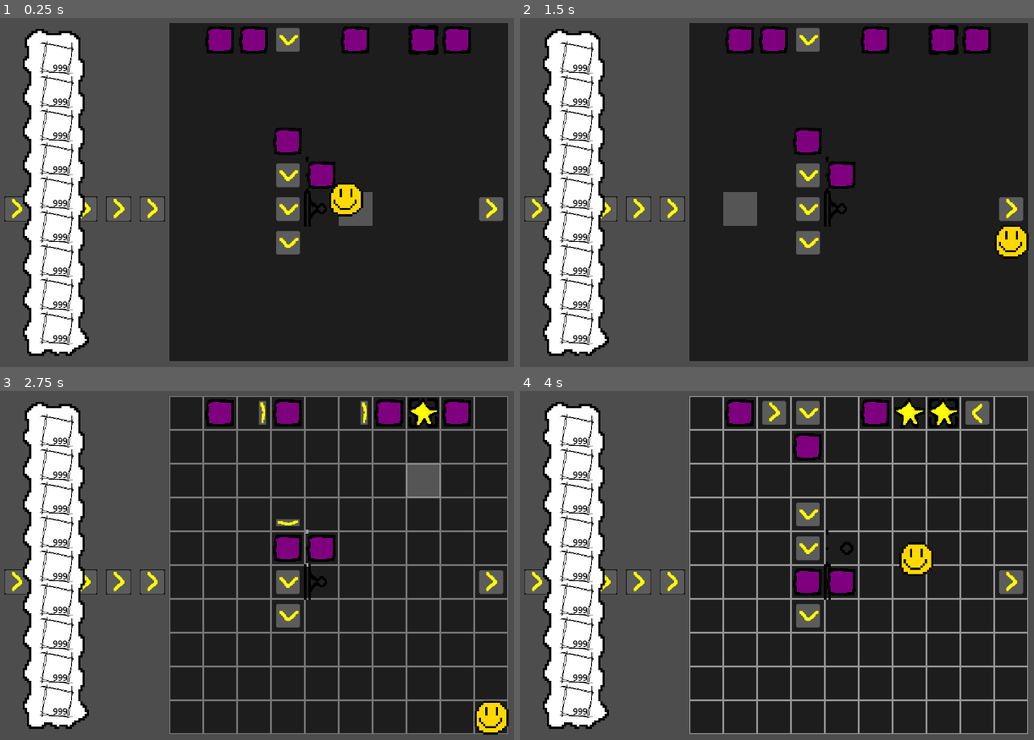
Above: before the commit, frames 1-4 (two rows, left to right).
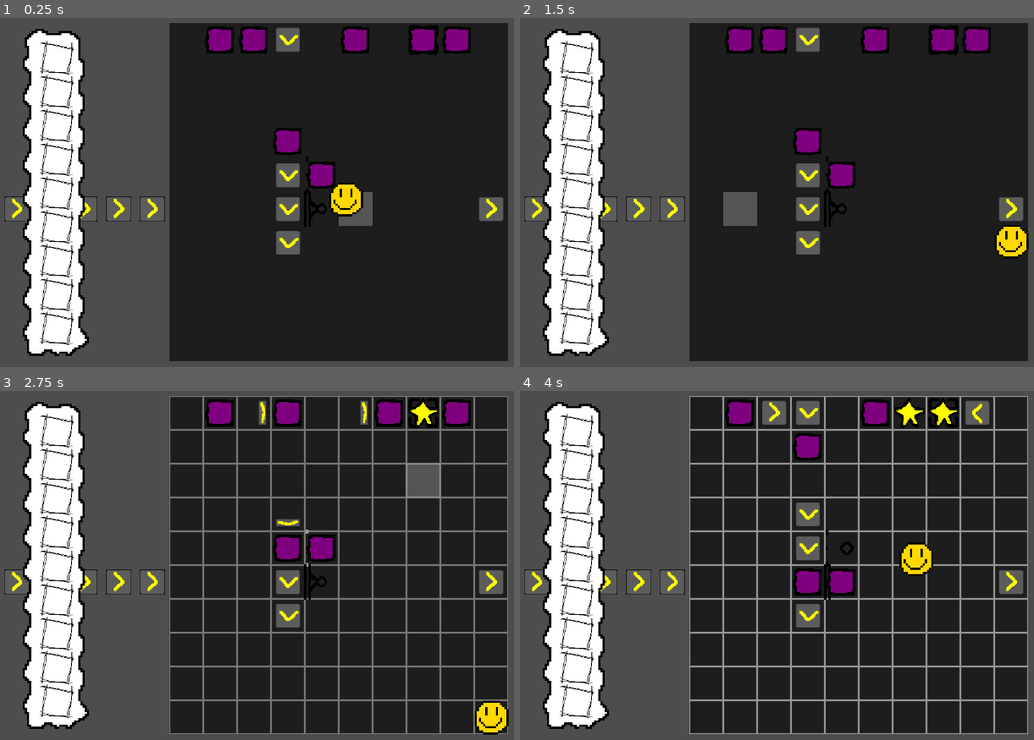
Above: after the commit, the same moments.

Repository: Stev51/gmtk-jam-2025
Game: Godot game, scene res://scenes/main.tscn
Same seed, same stepped clock (60 frames per second), same inputs: the game is played once before the commit and once after it.
Inputs (mouse positions are in pixels of both pictures, inside the frame that each line leads up to):
- Up to frame 1 (0.25 s): no input
- Up to frame 2 (1.5 s): tap Enter at 0.5 s; move the mouse to (1008, 171) at 0.52 s; hold Right (ui_right) 0.53-1.28 s; tap E at 0.6, 1.35 s; click (1008, 171) at 0.67 s; move the mouse to (725, 209) at 1.27 s; hold Down (ui_down) from 1.28 s (still down)
- Up to frame 3 (2.75 s): move the mouse to (406, 481) at 2.02 s; release Down (ui_down) at 2.03 s; hold Right (ui_right) from 2.03 s (still down); tap E at 2.1 s
- Up to frame 4 (4 s): move the mouse to (823, 642) at 2.77 s; release Right (ui_right) at 2.78 s; hold Up (ui_up) 2.78-3.53 s; tap E at 2.85, 3.6 s; click (823, 642) at 2.92 s; move the mouse to (outside the picture) at 3.52 s; hold Left (ui_left) from 3.53 s (still down)

The runs differ from the first frame. In frame 1, 0.4% of the frame differs, in the area x 10-14%, y 13-93%; in frame 2, 0.4%; in frame 3, 0.4%; in frame 4, 0.4%.

Commit message:
Picking up gives item
Doesn't destroy item, can't place items or select slots yet

Diff:
--- a/inventory/inventory.gd
+++ b/inventory/inventory.gd
@@ -1,7 +1,23 @@
 extends Resource
 class_name Inventory
+
+signal update_inv
 
 @export var slots: Array[InventorySlot]
 
 func insert(item: InventoryItem):
-	print(item.name)
+
+	# Find slots that already have item type
+	var item_slots = slots.filter(func(slot): return slot.item == item)
+	if not item_slots.is_empty(): #If item already in inventory, put it in first existing slot
+		item_slots[0].amount += 1
+	else: #If item not present, try to put it in an empty slot
+
+		# Find empty slots
+		var empty_slots = slots.filter(func(slot): return slot.item == null)
+		if not empty_slots.is_empty(): #If empty slots exist, put item in first available one
+			empty_slots[0].item = item
+			empty_slots[0].amount = 1
+
+	# Once done, signal GUI update
+	update_inv.emit()
--- a/inventory/inventory_slot_ui.gd
+++ b/inventory/inventory_slot_ui.gd
@@ -1,10 +1,18 @@
 extends Panel
 
 @onready var item_visual: Sprite2D = $CenterContainer/Panel/ItemDisplay
+@onready var amount_text: Label = $CenterContainer/Panel/Label
 
 func update_display(slot: InventorySlot):
-	if !slot:
+	if not slot.item:
+
 		item_visual.visible = false
+		amount_text.visible = false
+
 	else:
+
 		item_visual.visible = true
-		#item_visual.texture = slot.item.texture
+		amount_text.visible = true
+
+		item_visual.texture = slot.item.texture
+		amount_text.text = str(slot.amount)
--- a/inventory/inventory_ui.gd
+++ b/inventory/inventory_ui.gd
@@ -6,6 +6,9 @@
 var is_open = false
 
 func _ready():
+
+	inventory.update_inv.connect(update_slots)
+
 	update_slots()
 	open()
 
--- a/scenes/inventory_slot_ui.tscn
+++ b/scenes/inventory_slot_ui.tscn
@@ -4,6 +4,7 @@
 [ext_resource type="Texture2D" uid="uid://c3am23bibnbd7" path="res://assets/img/inv_slot.png" id="2_wrwq8"]
 
 [sub_resource type="LabelSettings" id="LabelSettings_bxqf6"]
+font_size = 24
 font_color = Color(0, 0, 0, 1)
 outline_size = 3
 
@@ -29,12 +30,12 @@
 [node name="ItemDisplay" type="Sprite2D" parent="CenterContainer/Panel"]
 
 [node name="Label" type="Label" parent="CenterContainer/Panel"]
-custom_minimum_size = Vector2(38, 23)
+custom_minimum_size = Vector2(41, 34)
 layout_mode = 0
 offset_left = -17.0
-offset_top = 8.0
-offset_right = 21.0
-offset_bottom = 31.0
+offset_top = 1.0
+offset_right = 24.0
+offset_bottom = 35.0
 text = "999"
 label_settings = SubResource("LabelSettings_bxqf6")
 horizontal_alignment = 2
Not shown: 1 places in scenes/inventory_ui.tscn that only renumber resources
